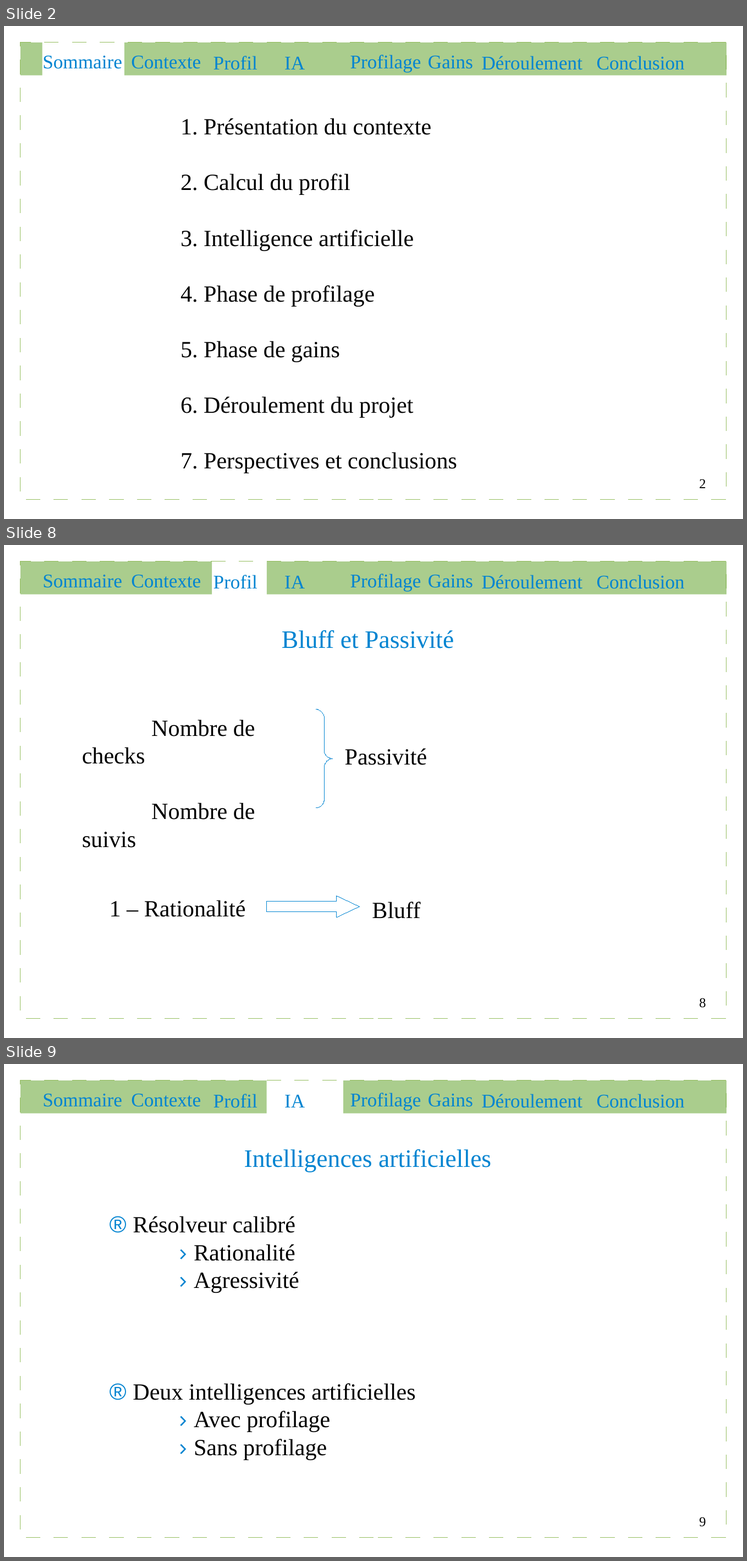
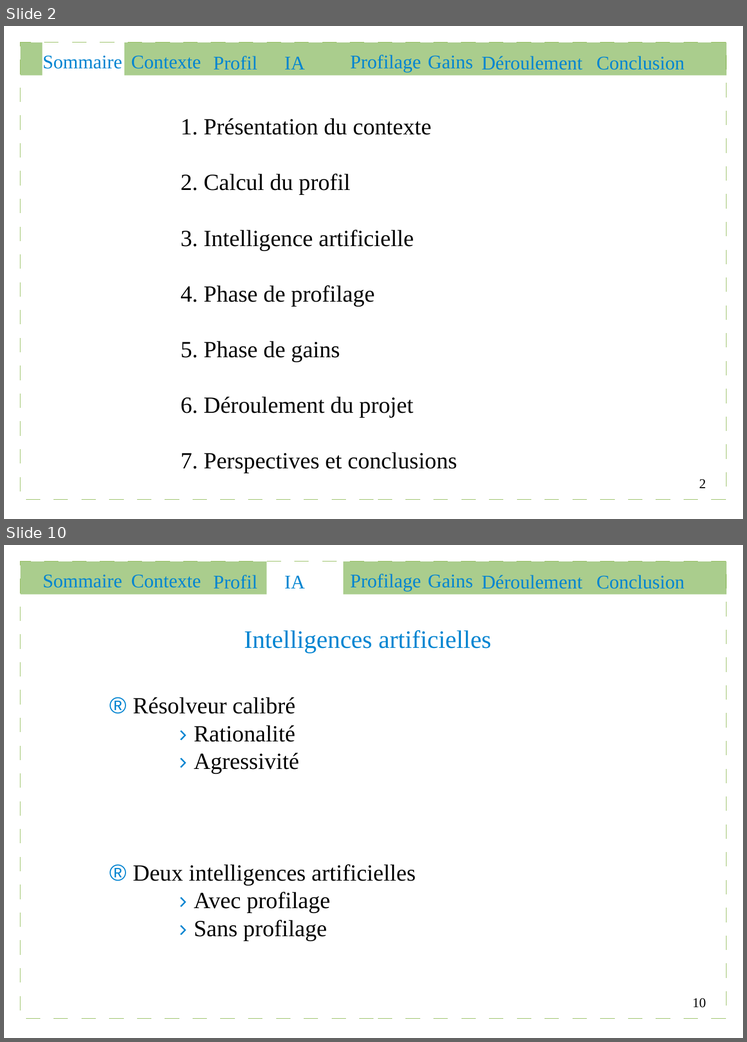
Before and after one commit to Gouga34/TERM1_Poker, a slide deck: Soutenance/presentation.odp. Shown one above the other, each under a label of ours: slides 2, 8 and 9 before the commit, slides 2 and 10 after it; the slides between them are not shown. The pictures are 747x1561 and 747x1042 pixels, drawn with LibreOffice and Linux fonts; fonts in the diff are those of the drawing. Boxes give left, top, right and bottom in pixels: in the first picture for what was removed or moved away, otherwise in the second. Text is boxed around its words. In the diff, an @@ line names an element or a change of style, - is before the commit and + after.

```diff
--- a/Soutenance/presentation.odp
+++ b/Soutenance/presentation.odp
@@ slide 8 removed at bbox=[4, 545, 743, 1038], background #FFFFFF; not listed: 1 template element that a slide beside it also shows @@
@@ rectangle removed at bbox=[20, 561, 212, 595] @@
@@ text removed at bbox=[42, 574, 122, 588] @@
-Sommaire
@@ text removed at bbox=[131, 574, 201, 588] @@
-Contexte
@@ text removed at bbox=[214, 575, 258, 589] @@
-Profil
@@ rectangle removed at bbox=[267, 561, 727, 595] @@
@@ text removed at bbox=[284, 576, 305, 588] @@
-IA
@@ text removed at bbox=[350, 574, 421, 591] @@
-Profilage
@@ text removed at bbox=[428, 574, 473, 588] @@
-Gains
@@ text removed at bbox=[482, 575, 583, 589] @@
-Déroulement
@@ text removed at bbox=[597, 575, 685, 589] @@
-Conclusion
@@ text removed at bbox=[282, 630, 454, 648] @@
-Bluff et Passivité
@@ freeform shape removed at bbox=[316, 709, 333, 808] @@
@@ text removed at bbox=[82, 719, 255, 847] @@
-Nombre de checks
-Nombre de suivis
@@ text removed at bbox=[345, 748, 428, 765] @@
-Passivité
@@ text removed at bbox=[110, 900, 246, 917] @@
-1 – Rationalité
@@ right arrow removed at bbox=[266, 895, 359, 917] @@
@@ text removed at bbox=[372, 901, 420, 918] @@
-Bluff
@@ page number removed at bbox=[699, 998, 706, 1008] @@
-8
@@ what was slide 9 is now slide 10 @@
@@ page number at bbox=[693, 998, 706, 1008]: text changed @@
-9
+10
```
Also in this commit, not shown: 11 slides changed, 4 slides added, 8 other files.
